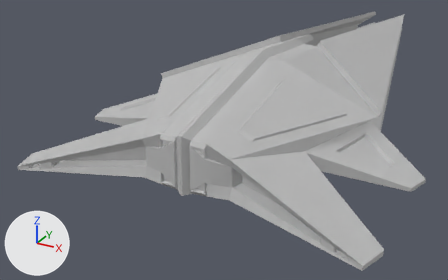
A saved change to the FBX model GameContent/Models/Omicron.fbx.
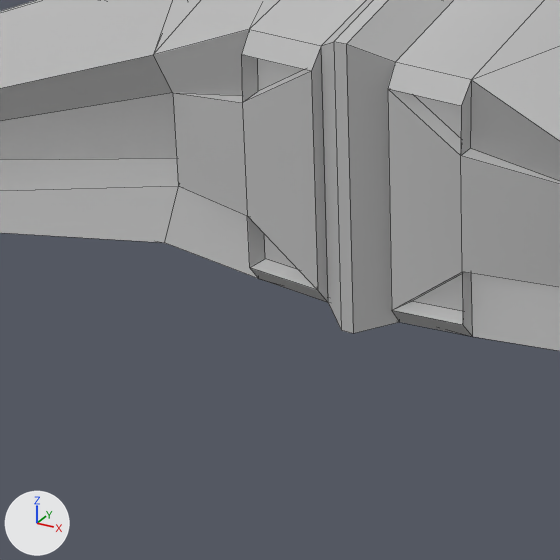
Each version appears first whole from a 50 mm camera at (0.0438, -0.1193, 0.043) aimed at (-0.014, -0.0143, -0.0095), and next in a close-up on the part from 25% to 50% of the width and 46% to 87% of the height. Lighting does not change. The marker at lower left points along +X, +Y and +Z. The close-ups show mesh edges as thin lines. Where no turn or scale is listed for an object, it has been applied to the vertices.

Objects in the first close-up: 'Omicron_Low'.
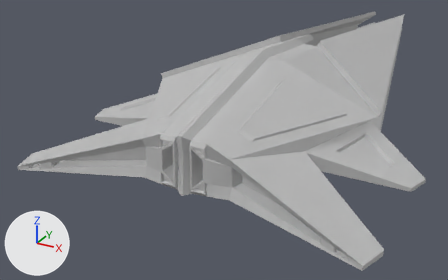
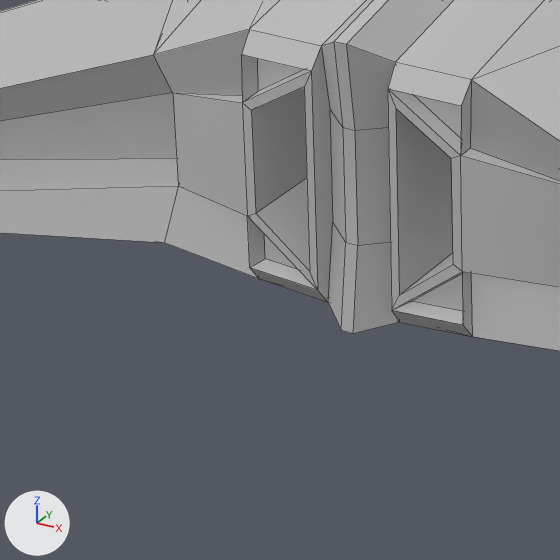
Commit message: Omicron exhaust added.

Where the change shows, as pixel boxes [x1, y1, x2, y2] in the close-ups (560 x 560 px):
part 1 of me_mesh, built on
    both: [242, 42, 462, 333]

Diff of the bpy script that builds the scene:
```diff
--- a/GameContent/Models/Omicron.fbx.py
+++ b/GameContent/Models/Omicron.fbx.py
@@ me_mesh @@
 # used by ob_omicron_low; location = (0.0, 0.00069, 0.00519)
-me_mesh.from_pydata(...)  # 192 vertices, 200 faces; spans x -0.0303..0.0303, y -0.0574..0.0574, z -0.0095..0.0095
+me_mesh.from_pydata(...)  # 216 vertices, 222 faces; spans x -0.0303..0.0303, y -0.0574..0.0574, z -0.0095..0.0095
+# me_mesh part 1
+# 7 faces are deleted
+# 18 vertices are added at x -0.0034..0.0034, y -0.0529..-0.0403, z -0.0045..0.0016
+# 6 new vertices lie (0.0, 0.0124, 0.0) away from vertices in x -0.0034..0.0034, y -0.0528, z -0.0045..0.0004
+# 29 new faces join them
 me_mesh.materials.append(mat_blinn1)
```
